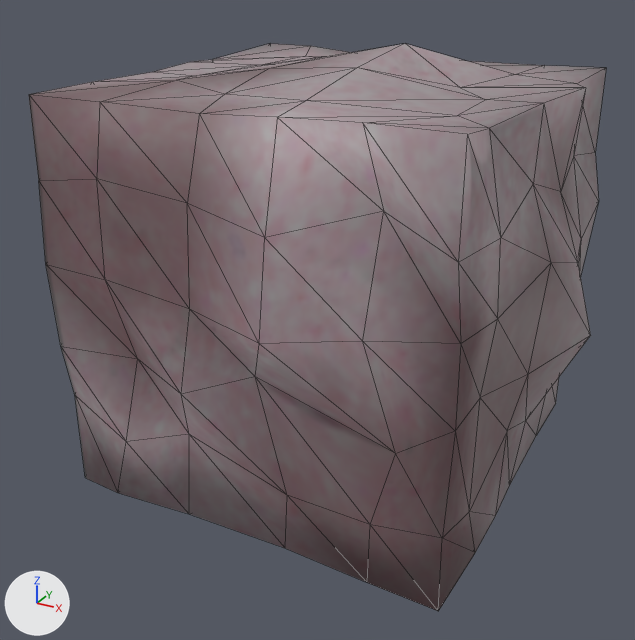
Renders of the glTF model dist/Model/iron-chondrite.glb from each side of a commit.
The view is the same before and after, from a camera (50 mm lens) standing at (1.002, -1.955, 0.835) and looking at (-0.021, -0.095, -0.096). Lighting does not change. The marker at lower left points along +X, +Y and +Z. Mesh edges are drawn as thin lines. Vertices at the same position are counted once.

The scene before the commit, as lines of its bpy script (objects in view):
```python
me_cube_020 = bpy.data.meshes.new('Cube.020')
me_cube_020.from_pydata(...)  # 152 vertices, 300 faces; spans x -0.57..0.581, y -0.565..0.544, z -0.529..0.532
me_cube_020.materials.append(mat_iron_chondrite_001)
ob_iron_chondrite = bpy.data.objects.new('iron-chondrite', me_cube_020)
ob_iron_chondrite.location = (0.0, 0.0, 0.0)
ob_iron_chondrite.scale = (1.1, 1.1, 1.1)
```
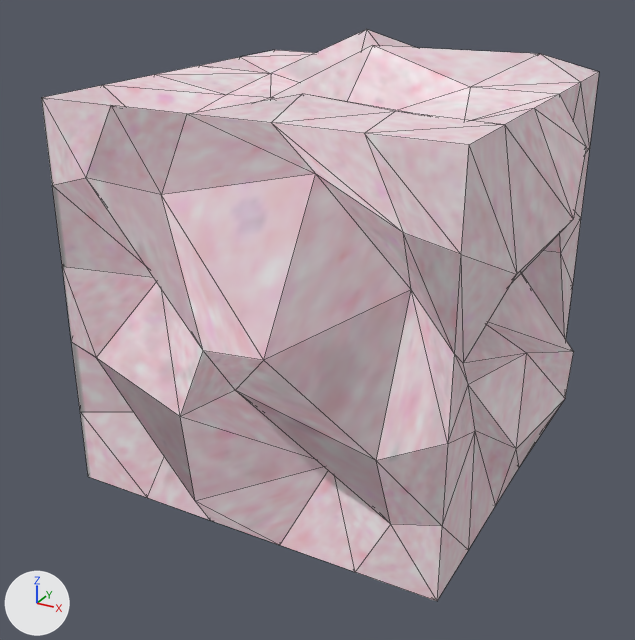
Commit message: straight cube edges on iron-chondrite

The change, as a list of edits to the scene's bpy script:
```text
Add mat_test_uv:
    mat_test_uv = principled_material('test-uv')
    mat_test_uv.texture = img_iron_chondrite
Change me_cube_020:
    used by ob_iron_chondrite; location = (0.0, 0.0, 0.0); scale = (1.1, 1.1, 1.1)
    remove me_cube_020.from_pydata(...)  # 152 vertices, 300 faces; spans x -0.57..0.581, y -0.565..0.544, z -0.529..0.532
    add me_cube_020.from_pydata(...)  # 152 vertices, 300 faces; spans x -0.591..0.607, y -0.68..0.61, z -0.613..0.601
    me_cube_020 part 1: 152 of 152 vertices moved; they spanned x -0.57..0.581, y -0.565..0.544, z -0.529..0.532 and now span x -0.591..0.607, y -0.68..0.61, z -0.613..0.601; mean shift (0.004, 0.001, -0.002); largest move (-0.508, 0.135, -0.049) -> (-0.558, 0.194, -0.252)
    me_cube_020 part 2: 284 faces spanning x -0.591..0.607, y -0.68..0.61, z -0.613..0.601 switch from mat_iron_chondrite_001 to mat_test_uv (picture img_iron_chondrite)
Change ob_iron_chondrite:
    ob_iron_chondrite.scale: (1.1, 1.1, 1.1) -> (1.0, 1.0, 1.0)
```

Location of each change, [x1, y1, x2, y2] in pixels of the pictures (635 x 640 px; the box of a moved part takes in the faces that stretch with it):
'iron-chondrite', reshaped, rescaled: before [29, 44, 606, 611]; after [41, 29, 599, 601]
part 1 of me_cube_020, moved or reshaped: before [200, 56, 581, 261]; after [228, 74, 571, 334]
part 2 of me_cube_020, recoloured (grey to white): before [29, 44, 606, 611]; after [41, 29, 599, 601]
